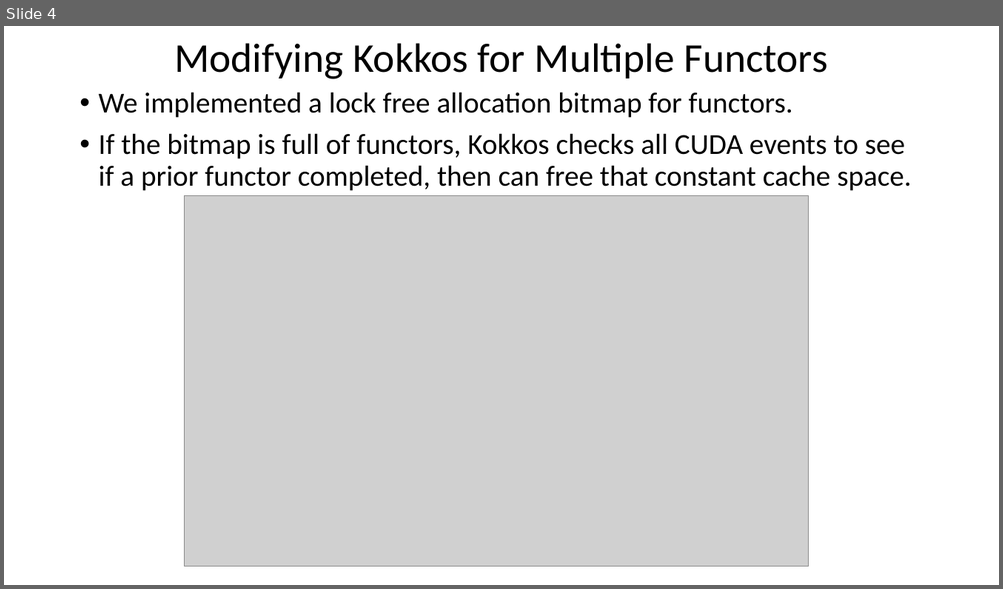
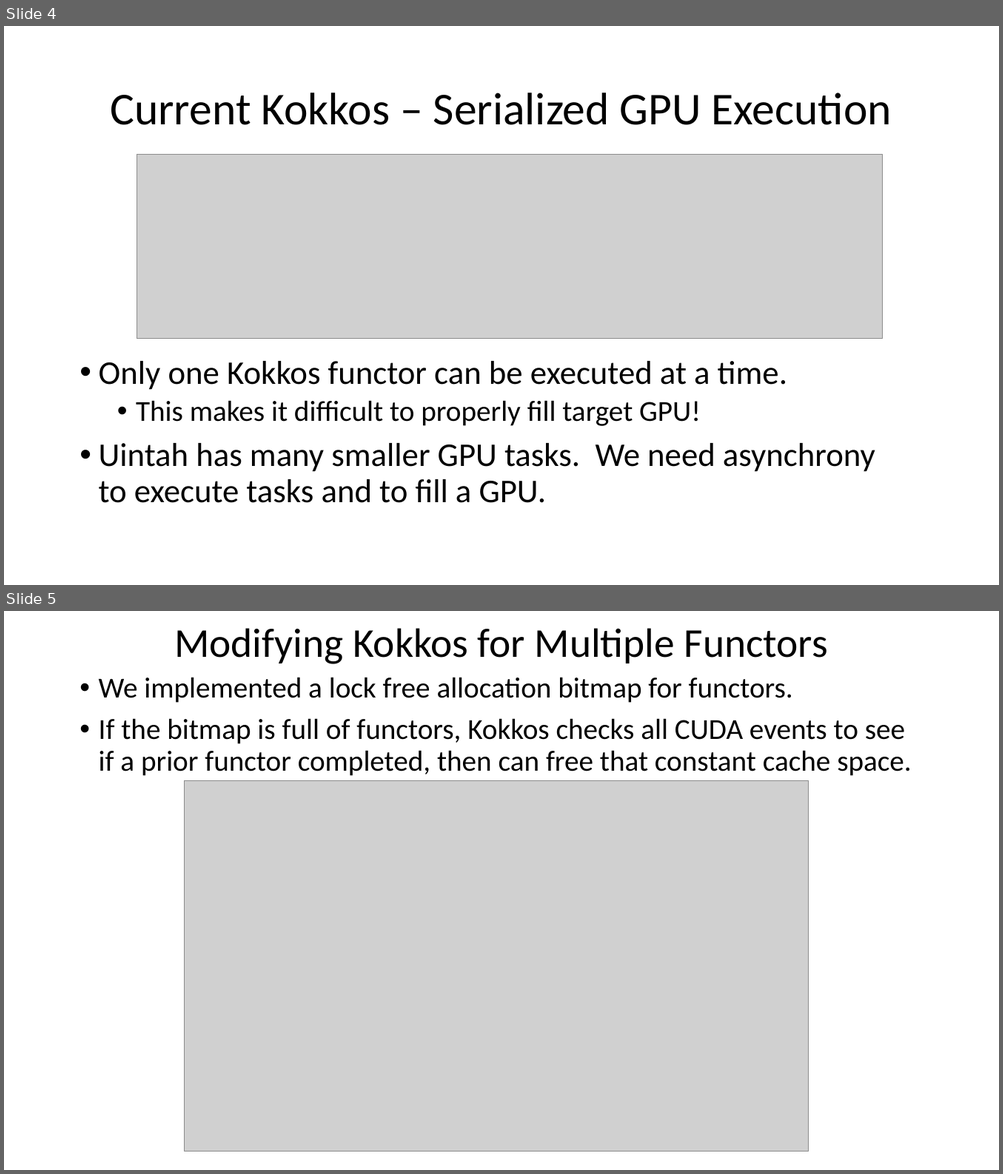
Before and after one commit to bradleypeterson/proposal, a slide deck: slides/tst_november2017_update.pptx. Shown one above the other, each under a label of ours: slide 4 before the commit, slides 4 and 5 after it. The pictures are 1003x589 and 1003x1174 pixels, drawn with LibreOffice and Linux fonts; fonts in the diff are those of the drawing; grey boxes stand for pictures. Boxes give left, top, right and bottom in pixels: in the first picture for what was removed or moved away, otherwise in the second. Text is boxed around its words. In the diff, an @@ line names an element or a change of style, - is before the commit and + after.

```diff
--- a/slides/tst_november2017_update.pptx
+++ b/slides/tst_november2017_update.pptx
@@ slide 4 added at <box>4,26,999,585</box>, background #FFFFFF @@
@@ title added at <box>110,93,891,125</box>, 44 pt, text #000000 @@
+Current Kokkos – Serialized GPU Execution
@@ picture added at <box>136,155,882,339</box> @@
@@ text added at <box>99,361,875,503</box>, 32 pt, text #000000 @@
+• Only one Kokkos functor can be executed at a time.
+  • This makes it difficult to properly fill target GPU!
+• Uintah has many smaller GPU tasks. We need asynchrony to execute tasks and to fill a GPU.
@@ what was slide 4 is now slide 5 @@
```
Also in this commit, not shown: 5 slides changed, 11 other files.
